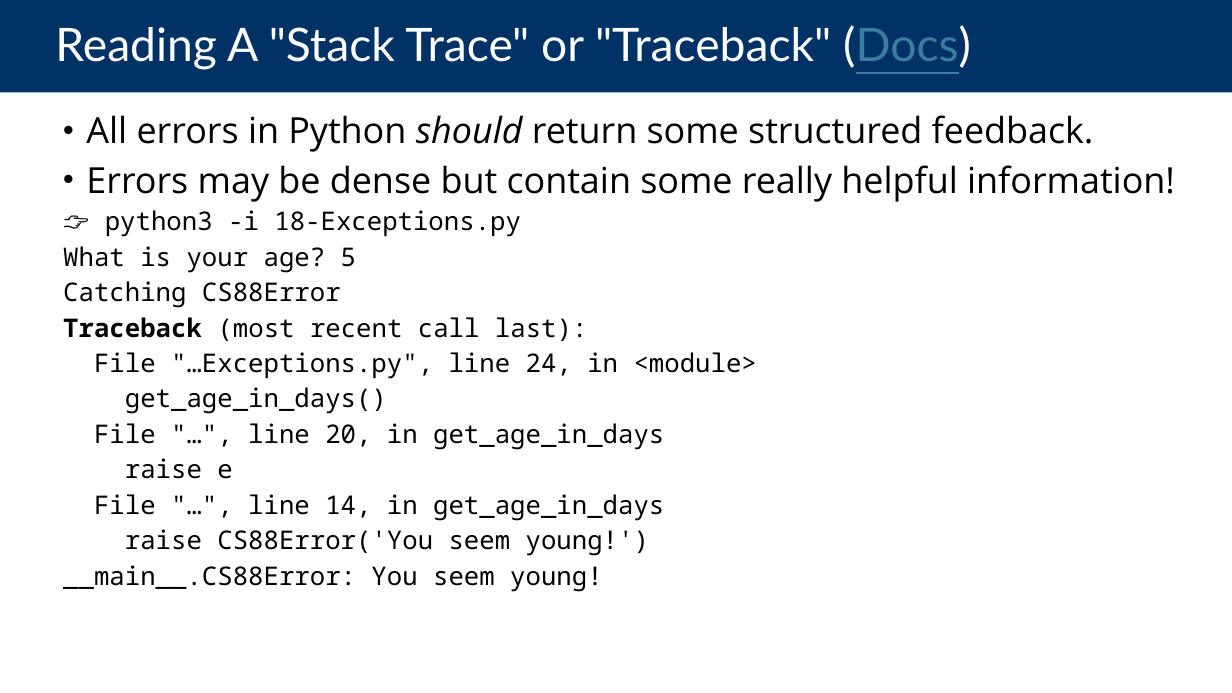
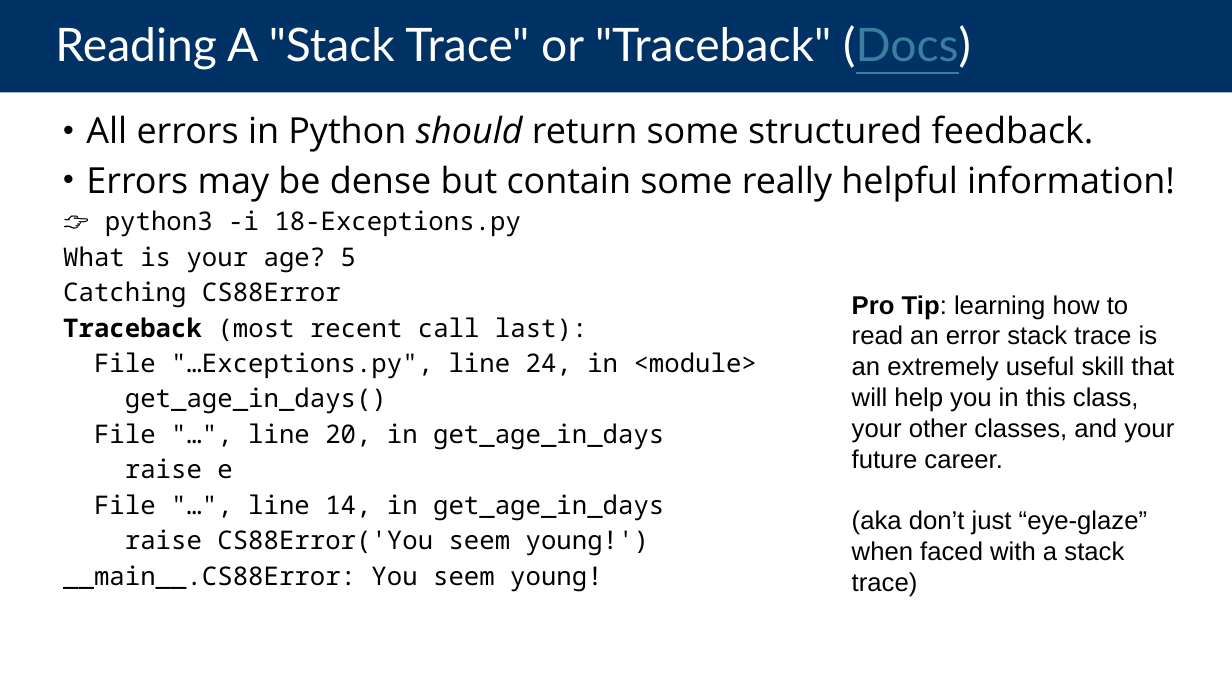
Before and after one commit to cs88-website/su24, a slide deck: slide 10 of assets/slides/su24/19-Exceptions.pptx (slide 9 before the commit). Drawn at 1232x693 pixels with LibreOffice and Linux fonts; fonts in the diff are those of the drawing. Boxes give left, top, right and bottom in pixels: in the first picture for what was removed or moved away, otherwise in the second. Text is boxed around its words. In the diff, an @@ line names an element or a change of style, - is before the commit and + after.

```diff
--- a/assets/slides/su24/19-Exceptions.pptx
+++ b/assets/slides/su24/19-Exceptions.pptx
@@ text added at (852, 295, 1174, 597), 20 pt, text #000000 @@
+Pro Tip: learning how to read an error stack trace is an extremely useful skill that will help you in this class, your other classes, and your future career.
+(aka don’t just “eye-glaze” when faced with a stack trace)
```
Also in this commit, not shown: 6 other slides changed, 6 slides added, 6 slides removed, 10 other files.
